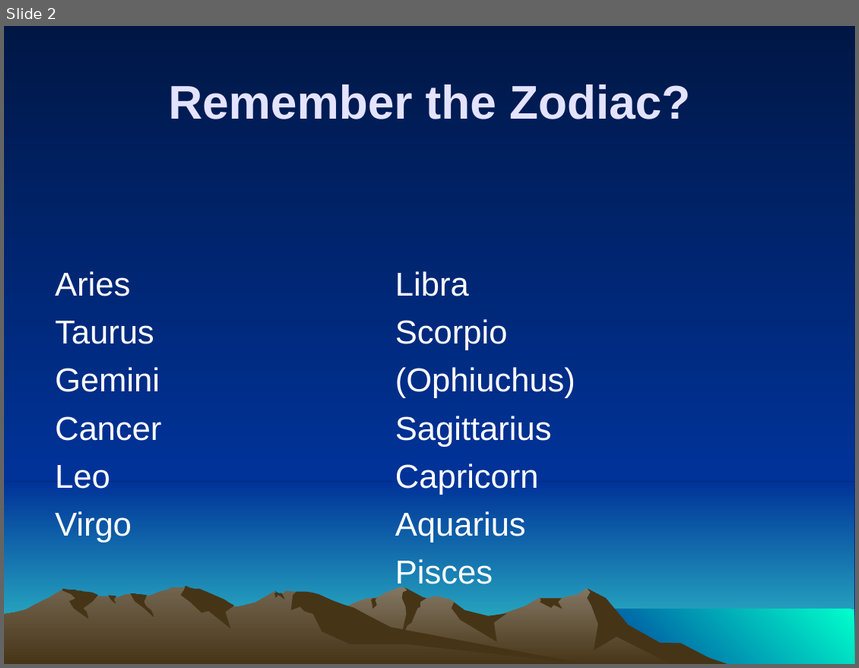
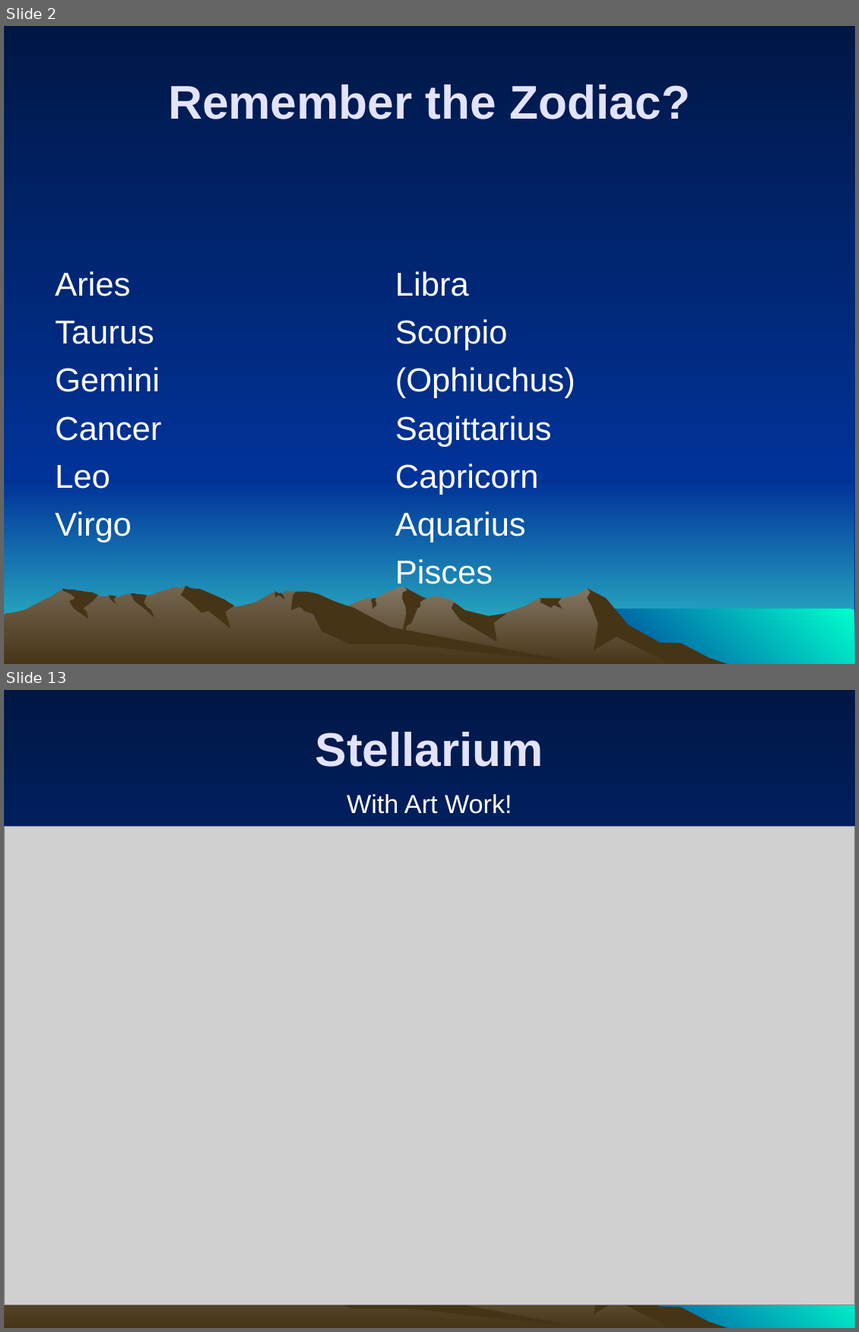
Before and after one commit to ForrestErickson/NovemberNightSky, a slide deck: NovemberSky_ZodiacNMore_SMAS_20231110_1500.ppt. Shown one above the other, each under a label of ours: slide 2 before the commit, slides 2 and 13 after it; the slides between them are not shown. The pictures are 859x668 and 859x1332 pixels, drawn with LibreOffice and Linux fonts; fonts in the diff are those of the drawing; grey boxes stand for pictures. Boxes give left, top, right and bottom in pixels: in the first picture for what was removed or moved away, otherwise in the second. Text is boxed around its words. In the diff, an @@ line names an element or a change of style, - is before the commit and + after.

Commit message:
Add images for constilations of interest, Cartes du Ciel and Stellarium.

```diff
--- a/NovemberSky_ZodiacNMore_SMAS_20231110_1500.ppt
+++ b/NovemberSky_ZodiacNMore_SMAS_20231110_1500.ppt
@@ slide 13 added at (4,690,855,1328), background gradient #001746 to #003399; not listed: 9 template elements that a slide beside it also shows @@
@@ text added at (316,732,544,767), 40 pt, text #E3E3FF, bold @@
+Stellarium
@@ text added at (347,794,512,814), 22 pt, text #FFFFFF @@
+With Art Work!
@@ picture added at (4,826,855,1305) @@
```
Also in this commit, not shown: 12 other slides added, 12 slides removed.
